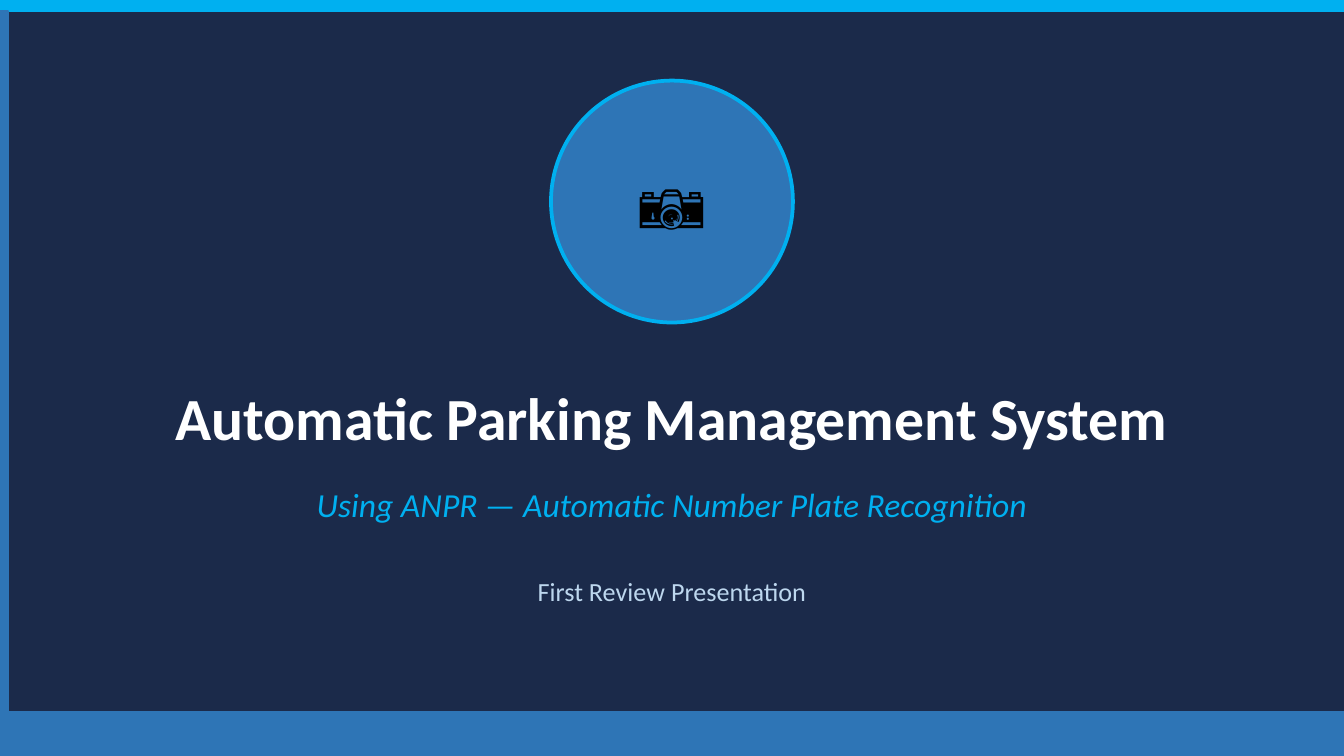
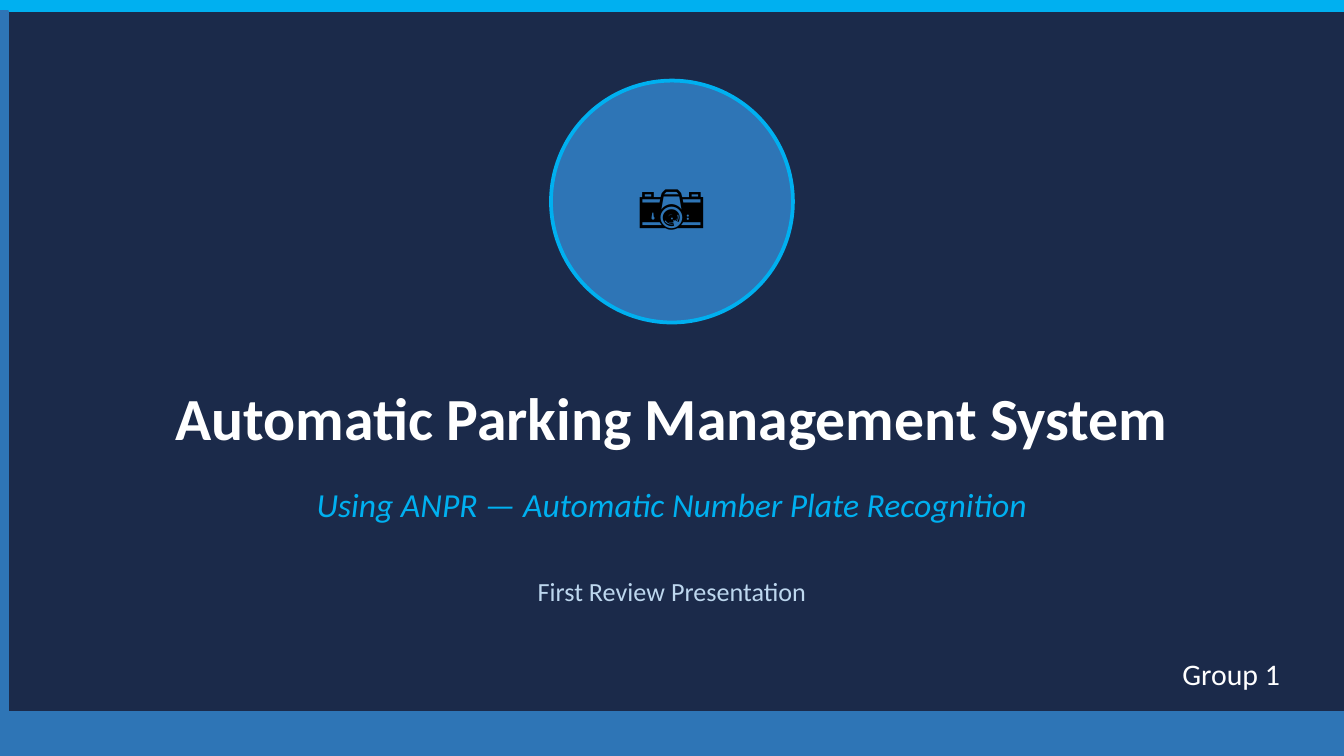
Before and after one commit to abhinav-e-p-b/Smart-Parking-App, a slide deck: slide 1 of resources/ANPR_First_Review_.pptx. Drawn at 1344x756 pixels with LibreOffice and Linux fonts; fonts in the diff are those of the drawing. Boxes give left, top, right and bottom in pixels: in the first picture for what was removed or moved away, otherwise in the second. Text is boxed around its words. In the diff, an @@ line names an element or a change of style, - is before the commit and + after.

```diff
--- a/resources/ANPR_First_Review_.pptx
+++ b/resources/ANPR_First_Review_.pptx
@@ text added at [1182,665,1280,690], 16 pt, text #FFFFFF @@
+Group 1
```
Also in this commit, not shown: 3 other files.
